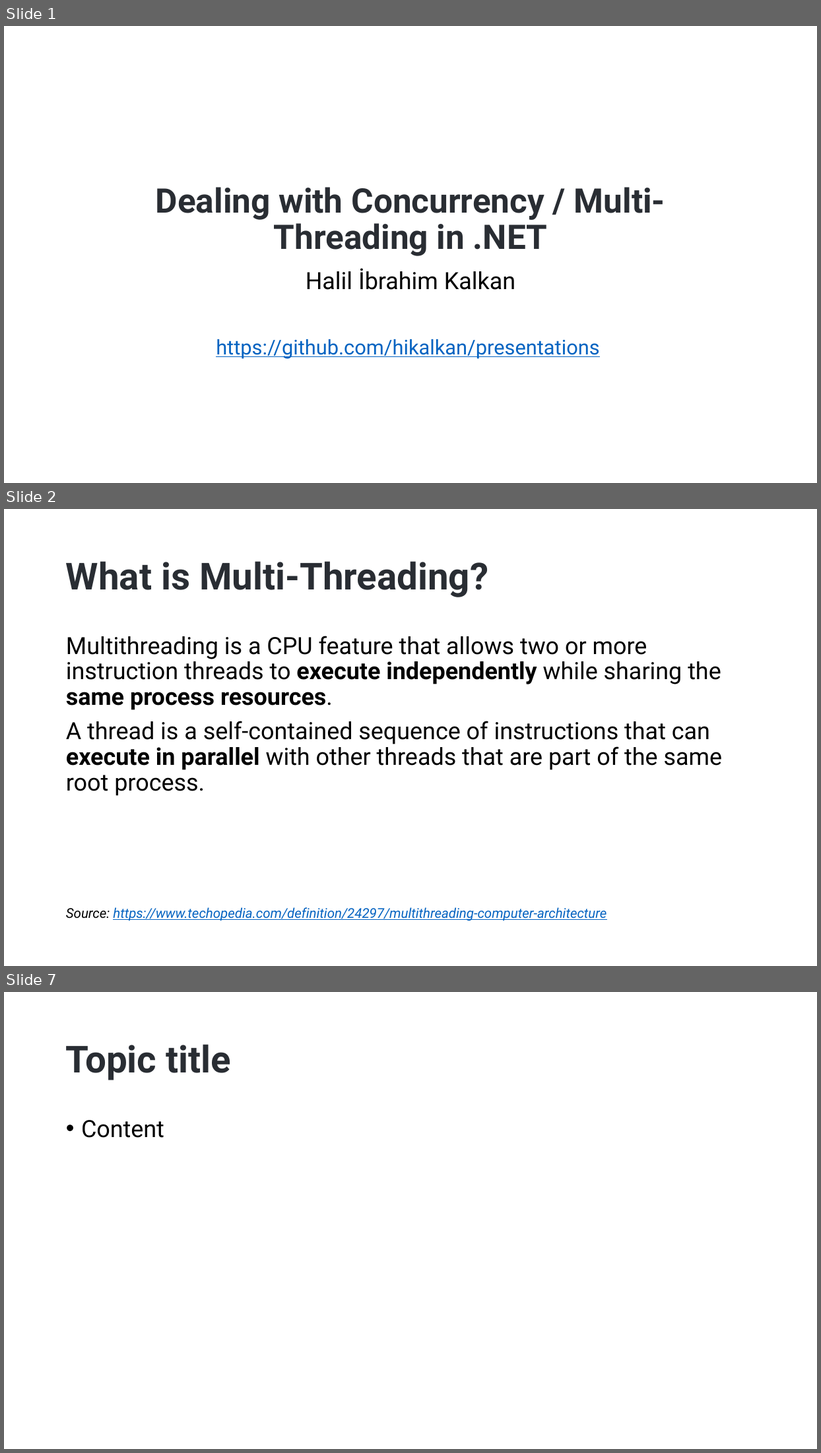
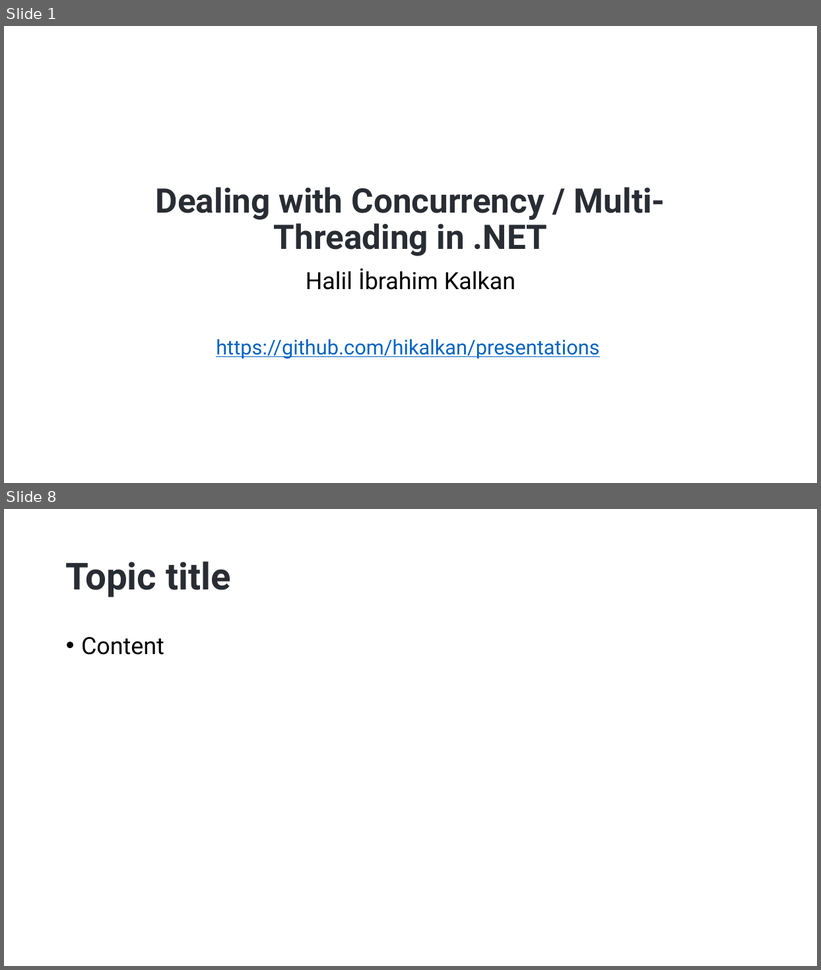
Before and after one commit to hikalkan/presentations, a slide deck: 2023-06-01 Dealing with Concurrency - Multi-Threading in Dotnet/Dotnet-Multi-Threading.pptx. Shown one above the other, each under a label of ours: slides 1, 2 and 7 before the commit, slides 1 and 8 after it; the slides between them are not shown. The pictures are 821x1453 and 821x970 pixels, drawn with LibreOffice and Linux fonts; fonts in the diff are those of the drawing; background and template pictures are left out. Boxes give left, top, right and bottom in pixels: in the first picture for what was removed or moved away, otherwise in the second. Text is boxed around its words. In the diff, an @@ line names an element or a change of style, - is before the commit and + after.

```diff
--- a/2023-06-01 Dealing with Concurrency - Multi-Threading in Dotnet/Dotnet-Multi-Threading.pptx
+++ b/2023-06-01 Dealing with Concurrency - Multi-Threading in Dotnet/Dotnet-Multi-Threading.pptx
@@ slide 2 removed at [4, 509, 817, 966], background picture (left out) @@
@@ title removed at [66, 561, 488, 597] @@
-What is Multi-Threading?
@@ text removed at [66, 636, 723, 921] @@
-Multithreading is a CPU feature that allows two or more instruction threads to execute independently while sharing the same process resources.
-A thread is a self-contained sequence of instructions that can execute in parallel with other threads that are part of the same root process.
-Source: https://www.techopedia.com/definition/24297/multithreading-computer-architecture
@@ what was slide 7 is now slide 8 @@
```
Also in this commit, not shown: 6 slides added, 4 other slides removed, 5 other files.
